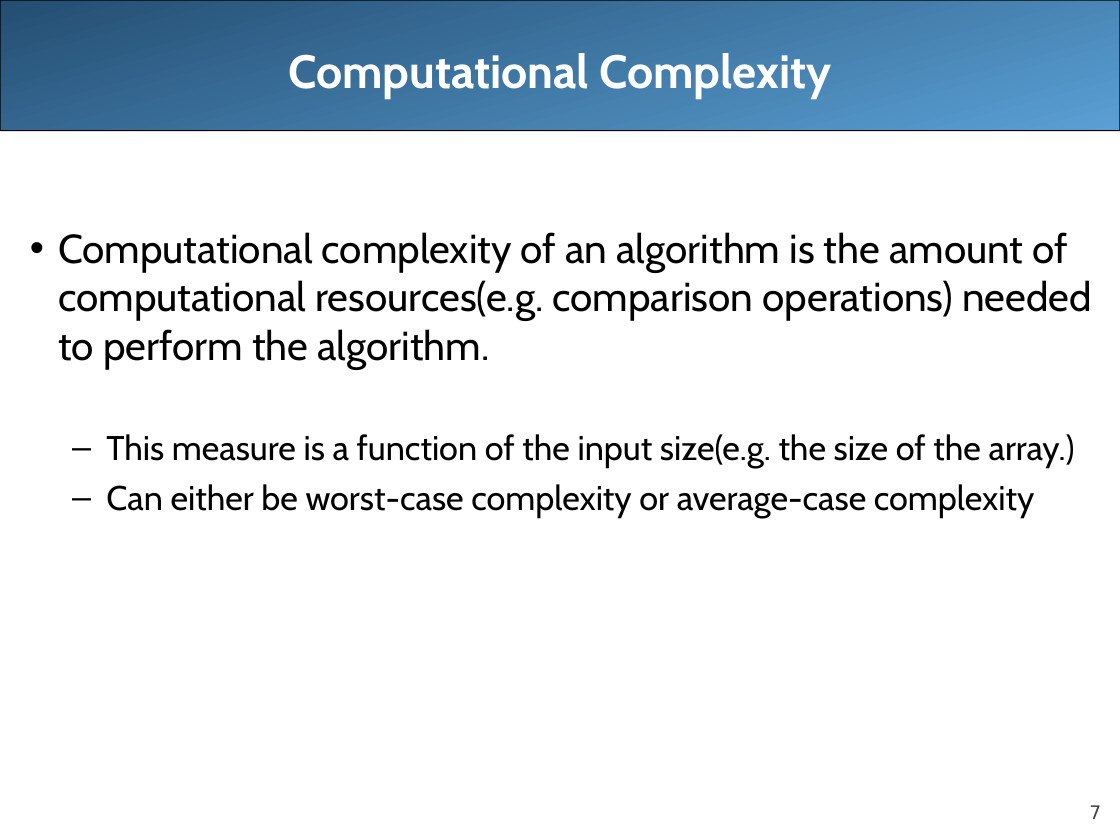
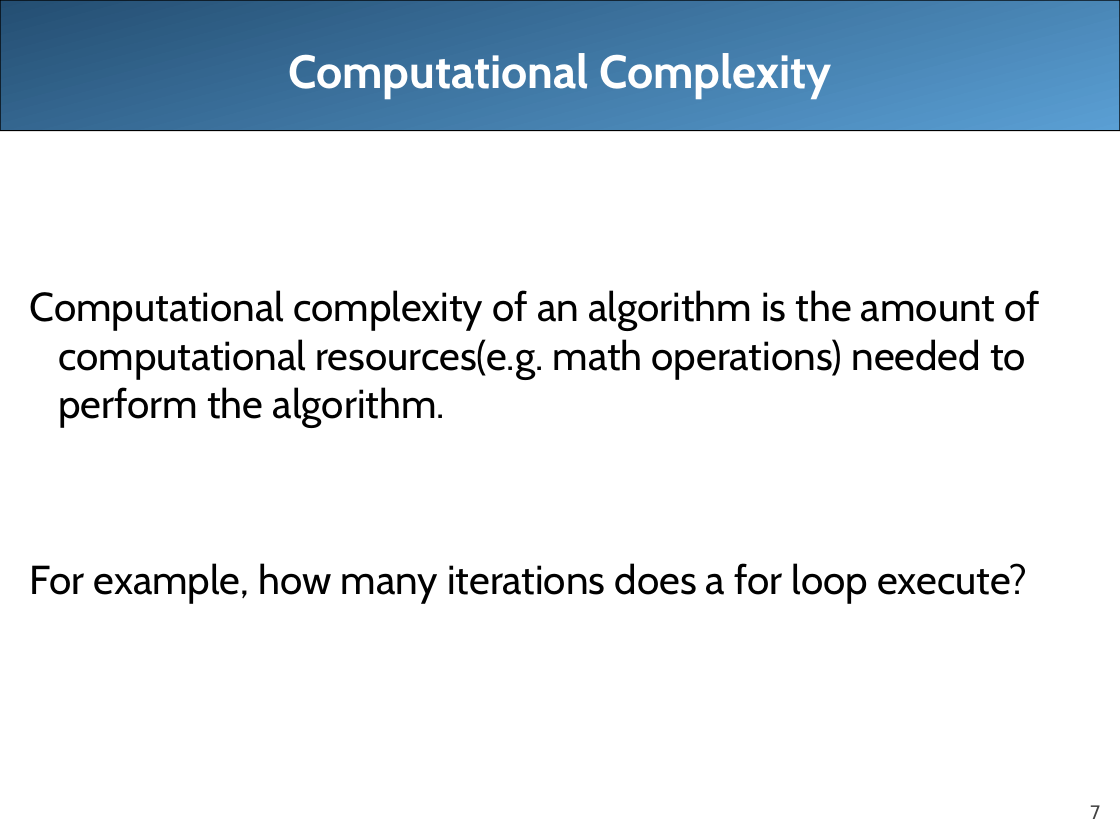
Before and after one commit to LongBaoNguyen/longbaonguyen.github.io, a slide deck: slide 7 of courses/apcsa/lecture12.ppt. Drawn at 1120x840 pixels with LibreOffice and Linux fonts; fonts in the diff are those of the drawing. Boxes give left, top, right and bottom in pixels: in the first picture for what was removed or moved away, otherwise in the second. Text is boxed around its words. In the diff, an @@ line names an element or a change of style, - is before the commit and + after.

```diff
--- a/courses/apcsa/lecture12.ppt
+++ b/courses/apcsa/lecture12.ppt
@@ text at (x1=30, y1=290, x2=1039, y2=604): text changed @@
-• Computational complexity of an algorithm is the amount of computational resources(e.g. comparison operations) needed to perform the algorithm.
-  – This measure is a function of the input size(e.g. the size of the array.)
-  – Can either be worst-case complexity or average-case complexity
+Computational complexity of an algorithm is the amount of computational resources(e.g. math operations) needed to perform the algorithm.
+For example, how many iterations does a for loop execute?
```
Also in this commit, not shown: 5 other slides changed, 8 slides added, 2 slides removed, 2 other files.
